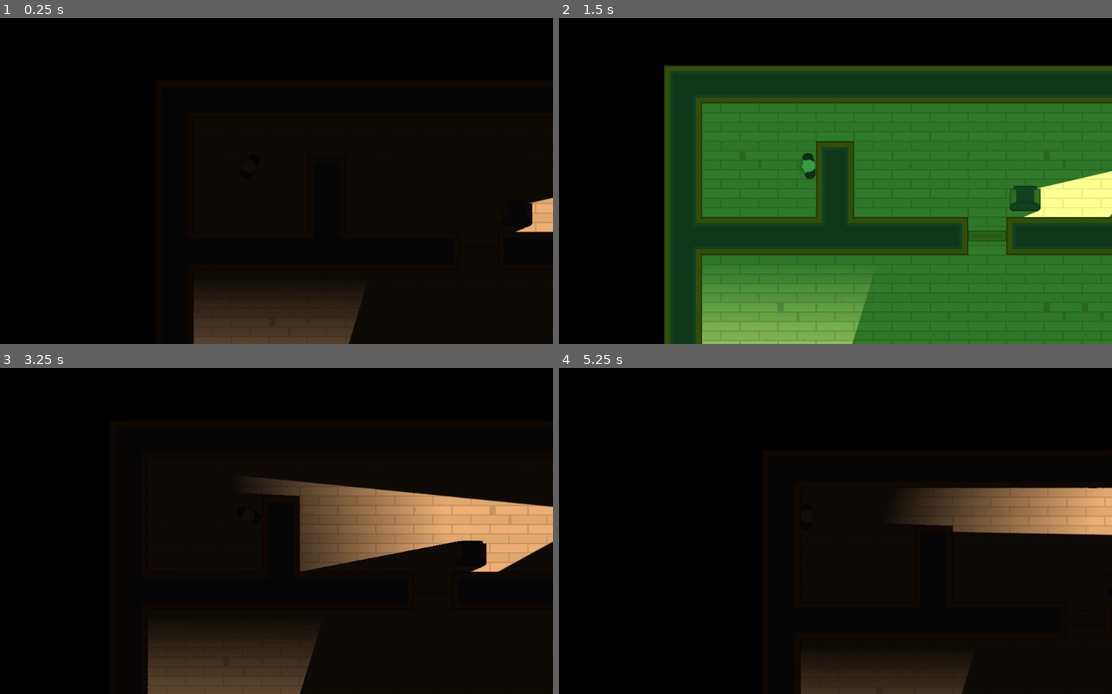
Above: before the commit, frames 1-4 (two rows, left to right).
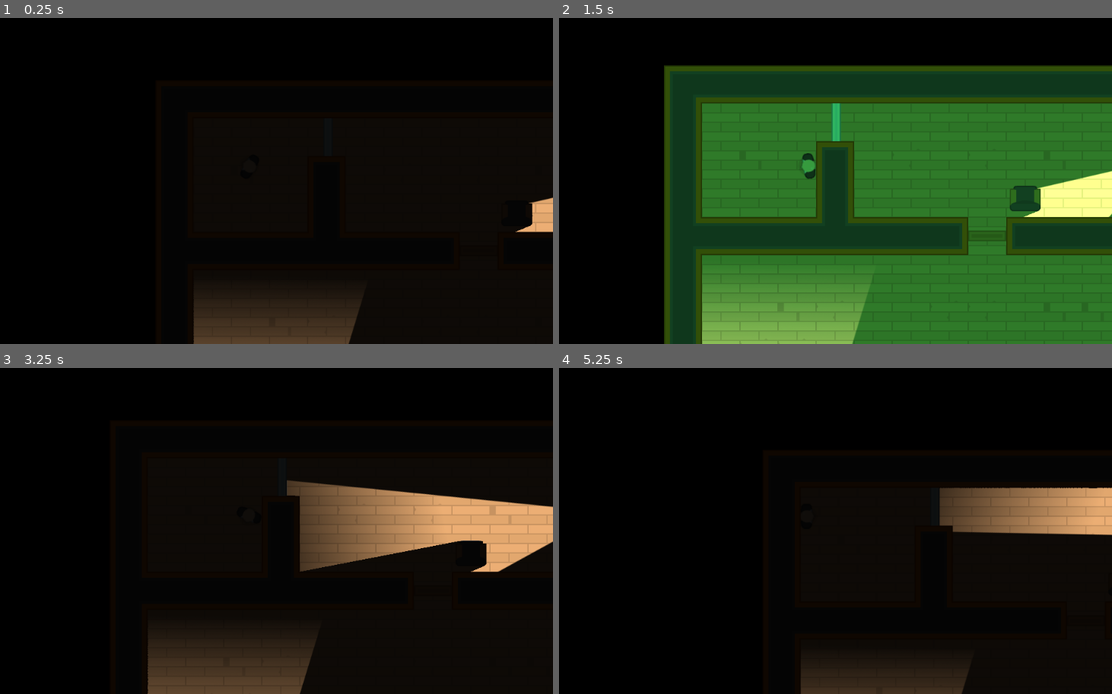
Above: after the commit, the same moments.

Repository: axsaucedo/godot-2d-game
Game: Godot game, scene res://Levels/Level1.tscn
The game is run twice, just before and just after one commit, with the same random seed, the same clock (stepped at 60 frames per second) and the same inputs.
Inputs (mouse positions are in pixels of both pictures, inside the frame that each line leads up to):
- Up to frame 1 (0.25 s): no input
- Up to frame 2 (1.5 s): tap Enter at 0.5 s; move the mouse to (1040, 249) at 0.52 s; hold D (move_right) 0.53-1.28 s; tap Space (toggle_vision_mode) at 0.6, 1.35 s; click (1040, 249) at 0.67 s; move the mouse to (686, 184) at 1.27 s; hold S (move_down) from 1.28 s (still down); click (686, 184) at 1.42 s
- Up to frame 3 (3.25 s): move the mouse to (309, 436) at 2.02 s; release S (move_down) at 2.03 s; hold D (move_right) 2.03-2.78 s; tap Space (toggle_vision_mode) at 2.1, 2.85 s; click (309, 436) at 2.17 s; move the mouse to (215, 586) at 2.77 s; hold W (move_up) from 2.78 s (still down); click (215, 586) at 2.92 s
- Up to frame 4 (5.25 s): move the mouse to (990, 570) at 3.52 s; release W (move_up) at 3.53 s; hold A (move_left) 3.53-5.03 s; tap Space (toggle_vision_mode) at 3.6, 4.35, 5.1 s; click (990, 570) at 3.67 s; move the mouse to (625, 462) at 4.27 s; click (625, 462) at 4.42 s; move the mouse to (835, 514) at 5.02 s; hold S (move_down) from 5.03 s (still down); click (835, 514) at 5.17 s

The runs differ from the first frame. In frame 2, 0.2% of the frame differs, in the area x 49-51%, y 26-38%; in frame 3, 0.3%; in frame 4, 0.6%, in the area x 62-69%, y 36-49%.
Error in both runs: Invalid get index '0' (on base: 'PoolVector2Array'). (res://Characters/NPCs/Guard.gd:22)

Commit message:
Added further combinations for numpad and functionality

Diff:
--- /dev/null
+++ b/Doors/LockedDoor.gd
@@ -0,0 +1,14 @@
+extends "res://Doors/Door.gd"
+
+func _on_Door_input_event(viewport, event, shape_idx):
+	if Input.is_mouse_button_pressed(BUTTON_LEFT) and can_click:
+		$CanvasLayer/Numpad.popup_centered()
+
+func _on_Door_body_exited(body):
+	if body.collision_layer == 1:
+		$CanvasLayer/Numpad.hide()
+		can_click = false
+
+func _on_Numpad_combination_correct():
+	open()
+	$CanvasLayer/Numpad.hide()
--- /dev/null
+++ b/Doors/LockedDoor.tscn
@@ -0,0 +1,20 @@
+[gd_scene load_steps=5 format=2]
+
+[ext_resource path="res://assets/GFX/PNG/Tiles/tile_463.png" type="Texture" id=1]
+[ext_resource path="res://Doors/Door.tscn" type="PackedScene" id=2]
+[ext_resource path="res://Interface/Numpad.tscn" type="PackedScene" id=3]
+[ext_resource path="res://Doors/LockedDoor.gd" type="Script" id=4]
+
+[node name="LockedDoor" instance=ExtResource( 2 )]
+visible = false
+script = ExtResource( 4 )
+
+[node name="DoorSprite" parent="." index="1"]
+texture = ExtResource( 1 )
+
+[node name="CanvasLayer" type="CanvasLayer" parent="." index="4"]
+
+[node name="Numpad" parent="CanvasLayer" index="0" instance=ExtResource( 3 )]
+margin_right = -724.0
+margin_bottom = -200.0
+[connection signal="combination_correct" from="CanvasLayer/Numpad" to="." method="_on_Numpad_combination_correct"]
--- /dev/null
+++ b/Interface/Numpad.gd
@@ -0,0 +1,53 @@
+extends Popup
+
+var combination = [0,4,5,1]
+var guess = []
+
+onready var display = $VBoxContainer/DisplayContainer/Display
+onready var light = $VBoxContainer/ButtonContainer/GridContainer/StatusLight
+
+signal combination_correct
+
+func _ready():
+	connect_buttons()
+	reset_lock()
+
+func connect_buttons():
+	for child in $VBoxContainer/ButtonContainer/GridContainer.get_children():
+		if child is Button:
+			child.connect("pressed", self, "Button_pressed", [child.text])
+
+func Button_pressed(button):
+	if button == "OK":
+		check_guess()
+	else:
+		enter(int(button))
+
+func check_guess():
+	if guess == combination:
+		light.texture = load("res://assets/GFX/Interface/PNG/dotGreen.png")
+		$AudioStreamPlayer.stream = load("res://assets/SFX/threeTone1.ogg")
+		$AudioStreamPlayer.play()
+		$Timer.start()
+	else:
+		reset_lock()
+
+func enter(button):
+	$AudioStreamPlayer.stream = load("res://assets/SFX/twoTone1.ogg")
+	$AudioStreamPlayer.play()
+	guess.append(button)
+	update_display()
+
+func update_display():
+	display.text = PoolStringArray(guess).join("")
+	if guess.size() == combination.size():
+		check_guess()
+
+func reset_lock():
+	light.texture = load("res://assets/GFX/Interface/PNG/dotRed.png")
+	display.text == ""
+	guess.clear()
+
+func _on_Timer_timeout():
+	emit_signal("combination_correct")
+	reset_lock()
--- a/Interface/Numpad.tscn
+++ b/Interface/Numpad.tscn
@@ -11,6 +11,7 @@
 [ext_resource path="res://assets/GFX/Interface/Fonts/kenvector_future_thin.ttf" type="DynamicFontData" id=9]
 [ext_resource path="res://assets/GFX/Interface/PNG/metalPanel_redCorner.png" type="Texture" id=10]
 [ext_resource path="res://assets/GFX/Interface/PNG/metalPanel_yellowCorner.png" type="Texture" id=11]
+[ext_resource path="res://Interface/Numpad.gd" type="Script" id=12]
 
 [sub_resource type="DynamicFont" id=3]
 size = 18
@@ -47,13 +48,13 @@
 region_rect = Rect2( 0, 0, 100, 100 )
 
 [node name="Numpad" type="Popup"]
-visible = true
 anchor_right = 1.0
 anchor_bottom = 1.0
 margin_right = -984.0
 margin_bottom = -560.0
 rect_min_size = Vector2( 300, 400 )
 theme = SubResource( 2 )
+script = ExtResource( 12 )
 __meta__ = {
 "_edit_use_anchors_": false
 }
@@ -99,11 +100,12 @@
 patch_margin_right = 4
 patch_margin_bottom = 4
 
-[node name="Label" type="Label" parent="VBoxContainer/DisplayContainer"]
+[node name="Display" type="Label" parent="VBoxContainer/DisplayContainer"]
 margin_left = 100.0
 margin_top = 36.0
 margin_right = 180.0
 margin_bottom = 63.0
+size_flags_horizontal = 3
 custom_colors/font_color = Color( 0, 0, 0, 1 )
 text = "Test"
 
@@ -211,3 +213,9 @@
 custom_styles/pressed = SubResource( 5 )
 custom_styles/normal = SubResource( 6 )
 text = "OK"
+
+[node name="AudioStreamPlayer" type="AudioStreamPlayer" parent="."]
+
+[node name="Timer" type="Timer" parent="."]
+one_shot = true
+[connection signal="timeout" from="Timer" to="." method="_on_Timer_timeout"]
--- a/Levels/Level1.tscn
+++ b/Levels/Level1.tscn
@@ -1,9 +1,10 @@
-[gd_scene load_steps=5 format=2]
+[gd_scene load_steps=6 format=2]
 
 [ext_resource path="res://Levels/TemplateLevel.tscn" type="PackedScene" id=1]
 [ext_resource path="res://Characters/NPCs/Camera.tscn" type="PackedScene" id=2]
 [ext_resource path="res://Characters/NPCs/Guard.tscn" type="PackedScene" id=3]
 [ext_resource path="res://Doors/Door.tscn" type="PackedScene" id=4]
+[ext_resource path="res://Doors/LockedDoor.tscn" type="PackedScene" id=5]
 
 [node name="TemplateLevel" instance=ExtResource( 1 )]
 
@@ -81,6 +82,7 @@
 position = Vector2( 1120, 480 )
 rotation = 1.5708
 
-[node name="Door5" parent="Doors" index="4" instance=ExtResource( 4 )]
-position = Vector2( 1120, 928 )
+[node name="LockedDoor" parent="LockedDoors" index="0" instance=ExtResource( 5 )]
+visible = true
+position = Vector2( 290, 96 )
 rotation = 1.5708
--- a/Levels/TemplateLevel.tscn
+++ b/Levels/TemplateLevel.tscn
@@ -5,31 +5,31 @@
 [ext_resource path="res://assets/GFX/Tilesheet/tilesheet_complete.png" type="Texture" id=3]
 [ext_resource path="res://Interface/VisionMode.tscn" type="PackedScene" id=4]
 
-[sub_resource type="OccluderPolygon2D" id=7]
-polygon = PoolVector2Array( 0, 0, 64, 0, 64, 64, 0, 64 )
-
-[sub_resource type="ConvexPolygonShape2D" id=1]
-points = PoolVector2Array( 0, 0, 64, 0, 64, 64, 0, 64 )
-
-[sub_resource type="OccluderPolygon2D" id=8]
+[sub_resource type="OccluderPolygon2D" id=1]
 polygon = PoolVector2Array( 0, 0, 64, 0, 64, 64, 0, 64 )
 
 [sub_resource type="ConvexPolygonShape2D" id=2]
 points = PoolVector2Array( 0, 0, 64, 0, 64, 64, 0, 64 )
 
 [sub_resource type="OccluderPolygon2D" id=3]
+polygon = PoolVector2Array( 0, 0, 64, 0, 64, 64, 0, 64 )
+
+[sub_resource type="ConvexPolygonShape2D" id=4]
+points = PoolVector2Array( 0, 0, 64, 0, 64, 64, 0, 64 )
+
+[sub_resource type="OccluderPolygon2D" id=5]
 polygon = PoolVector2Array( 6, 16, 12, 16, 12, 12, 52, 12, 52, 16, 58, 16, 58, 50, 54, 54, 10, 54, 6, 50 )
 
-[sub_resource type="ConvexPolygonShape2D" id=4]
+[sub_resource type="ConvexPolygonShape2D" id=6]
 points = PoolVector2Array( 12, 16, 12, 12, 52, 12, 52, 16, 58, 16, 58, 50, 54, 54, 10, 54, 6, 50, 6, 16 )
 
-[sub_resource type="OccluderPolygon2D" id=9]
+[sub_resource type="OccluderPolygon2D" id=7]
 polygon = PoolVector2Array( 0, 0, 64, 0, 64, 64, 0, 64 )
 
-[sub_resource type="ConvexPolygonShape2D" id=5]
+[sub_resource type="ConvexPolygonShape2D" id=8]
 points = PoolVector2Array( 0, 0, 64, 0, 64, 64, 0, 64 )
 
-[sub_resource type="TileSet" id=6]
+[sub_resource type="TileSet" id=9]
 0/name = "tilesheet_complete.png 0"
 0/texture = ExtResource( 3 )
 0/tex_offset = Vector2( 0, 0 )
@@ -147,3 +147,5 @@
 [node name="Guards" type="Node" parent="."]
 
 [node name="Doors" type="Node" parent="."]
+
+[node name="LockedDoors" type="Node" parent="."]
Not shown: 1 places in Interface/Numpad.tscn that only renumber resources
Not shown: 5 places in Levels/TemplateLevel.tscn that only renumber resources
Not shown, changed: assets/SFX/threeTone1.ogg.import
Not shown, changed: assets/SFX/twoTone1.ogg.import
